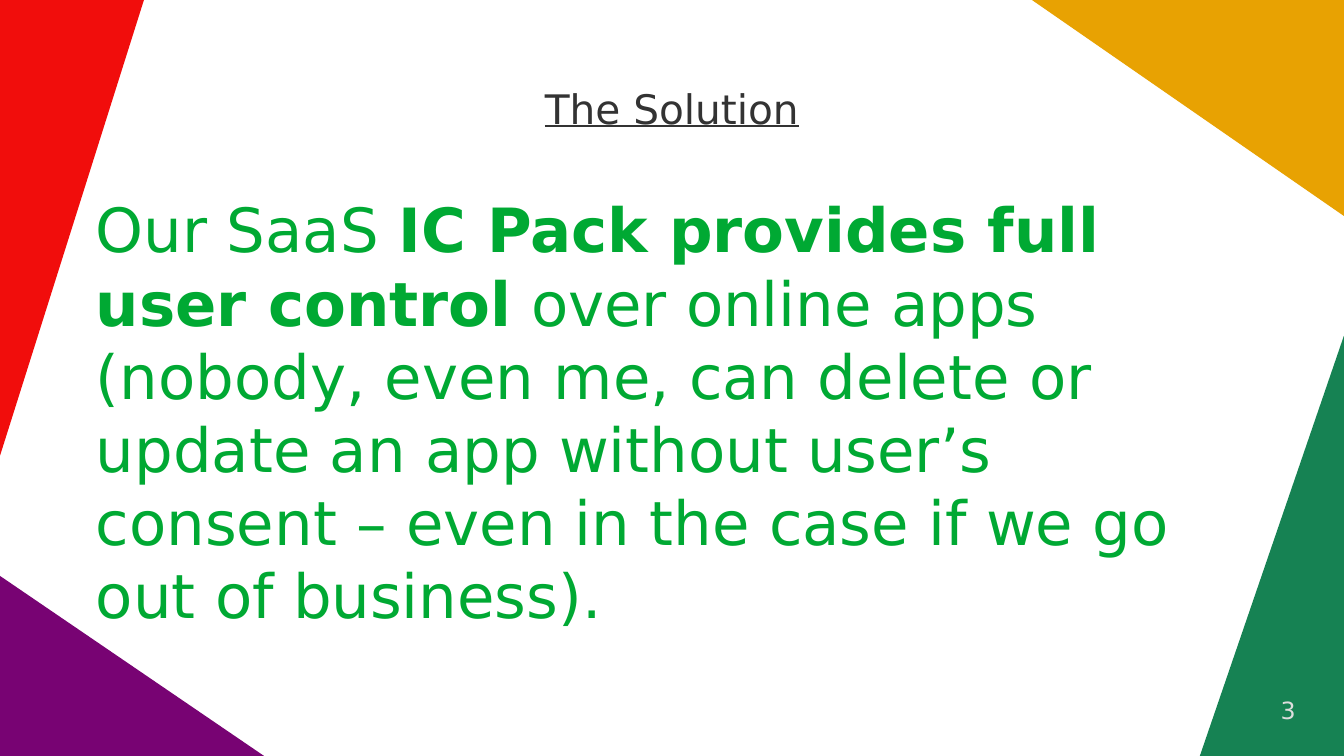
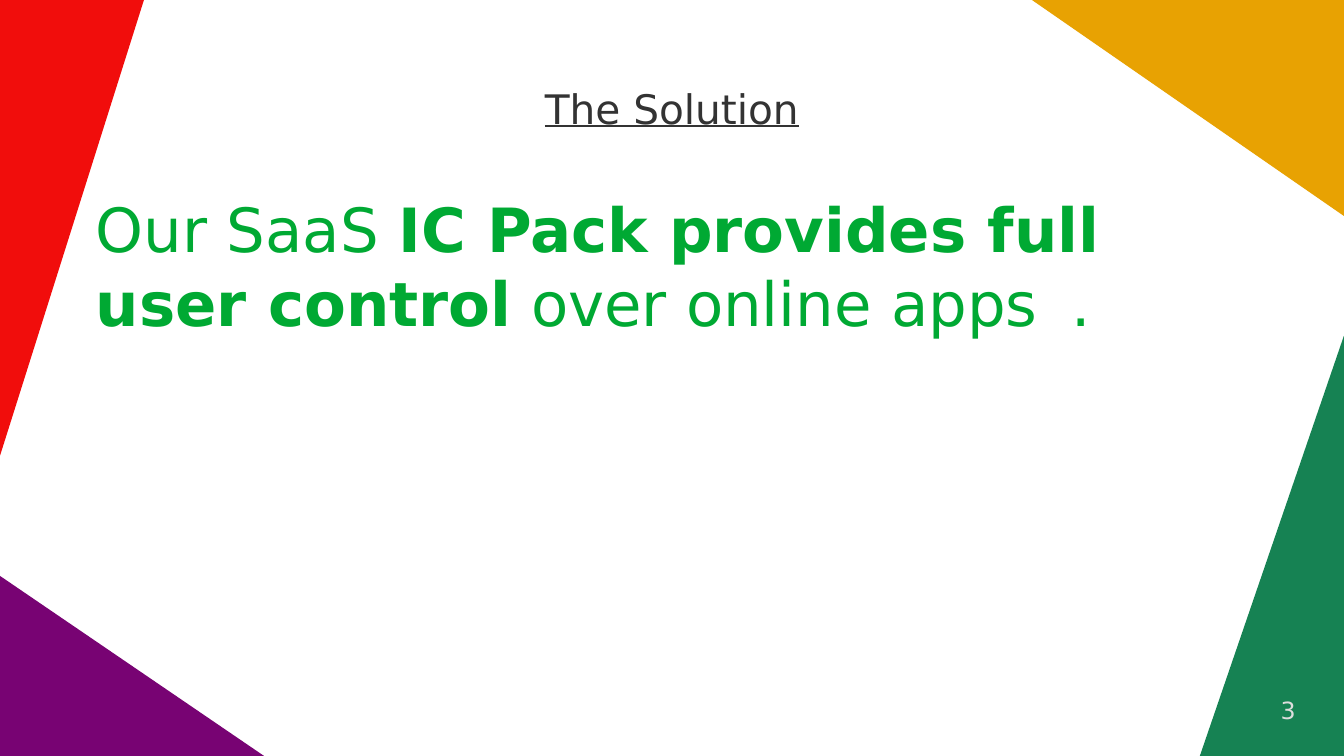
Before and after one commit to vporton/icp-package-manager, a slide deck: slide 3 of docs/short-pitchdeck.odp. Drawn at 1344x756 pixels with LibreOffice and Linux fonts; fonts in the diff are those of the drawing. Boxes give left, top, right and bottom in pixels: in the first picture for what was removed or moved away, otherwise in the second. Text is boxed around its words. In the diff, an @@ line names an element or a change of style, - is before the commit and + after.

```diff
--- a/docs/short-pitchdeck.odp
+++ b/docs/short-pitchdeck.odp
@@ text at (96,205,1100,339): text changed; bold on @@
-Our SaaS IC Pack provides full user control over online apps (nobody, even me, can delete or update an app without user’s consent – even in the case if we go out of business).
+Our SaaS IC Pack provides full user control over online apps .
```
Also in this commit, not shown: 2 other files.
